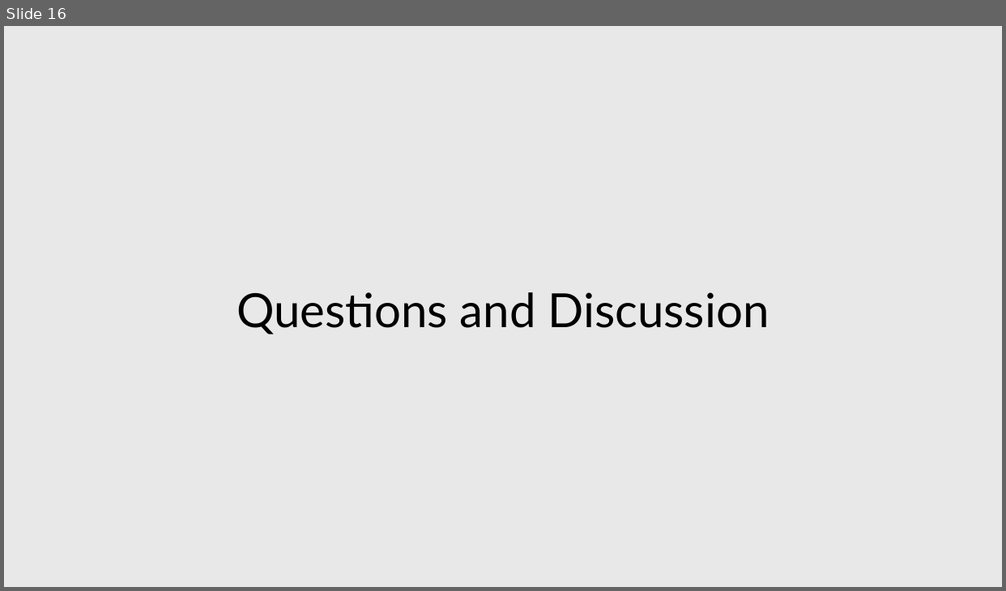
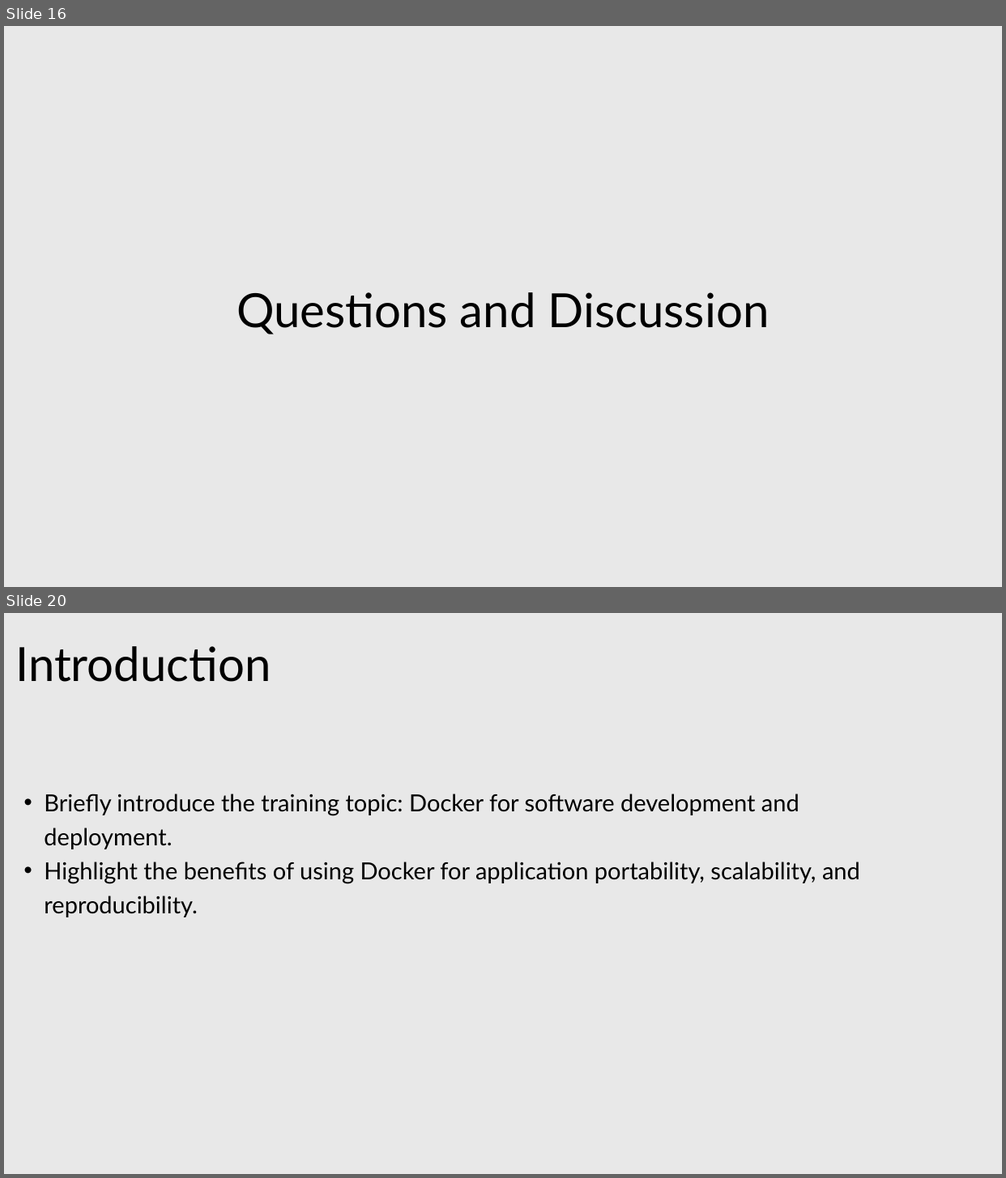
Before and after one commit to tranphuquy19/QA-DevOps-training, a slide deck: DevOps Principles and Practices for QA Professionals.pptx. Shown one above the other, each under a label of ours: slide 16 before the commit, slides 16 and 20 after it; the slides between them are not shown. The pictures are 1006x591 and 1006x1178 pixels, drawn with LibreOffice and Linux fonts; fonts in the diff are those of the drawing. Boxes give left, top, right and bottom in pixels: in the first picture for what was removed or moved away, otherwise in the second. Text is boxed around its words. In the diff, an @@ line names an element or a change of style, - is before the commit and + after.

```diff
--- a/DevOps Principles and Practices for QA Professionals.pptx
+++ b/DevOps Principles and Practices for QA Professionals.pptx
@@ slide 20 added at (x1=4, y1=613, x2=1002, y2=1174), background #E8E8E8 @@
@@ text added at (x1=15, y1=646, x2=271, y2=682), 68 pt, text #000000 @@
+Introduction
@@ text added at (x1=44, y1=794, x2=860, y2=918), 34 pt, text #000000 @@
+  • Briefly introduce the training topic: Docker for software development and deployment.
+  • Highlight the benefits of using Docker for application portability, scalability, and reproducibility.
```
Also in this commit, not shown: 2 slides changed, 27 other slides added, 18 other files.
